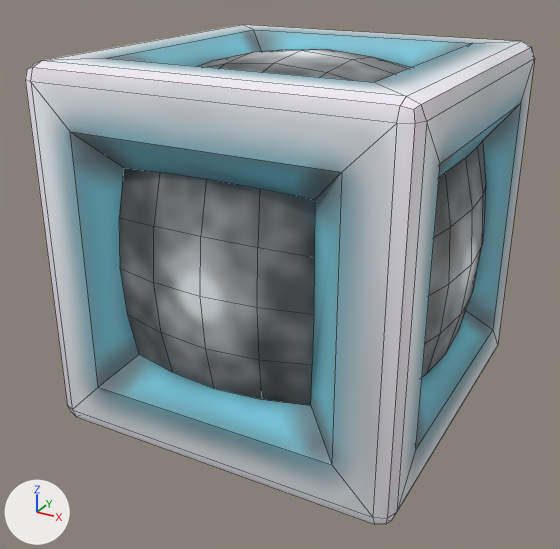
The Blender file Assets/Mesh/l02_cube_01.blend as it was, and as the next commit left it.
The view is the same before and after, from a 50 mm camera at (1.91, -3.69, 1.55) aimed at (-0.05, -0.14, -0.23). Lighting does not change. The marker at lower left points along +X, +Y and +Z. Mesh edges are drawn as thin lines.
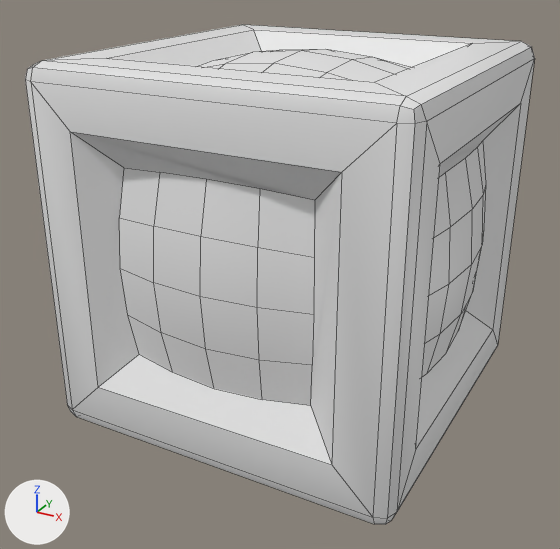
Changed parts and their boxes [x1, y1, x2, y2] in the pictures (560 x 549 px):
'Cube', recoloured: [25, 25, 532, 524] in both

The edits, one by one:
me_cube_001 has 230 vertices, 192 faces and spans x -1.0..1.0, y -1.0..1.0, z -1.0..1.0.
me_cube_001 no longer uses material mat_material_001 (picture img_l2_cub_01).
